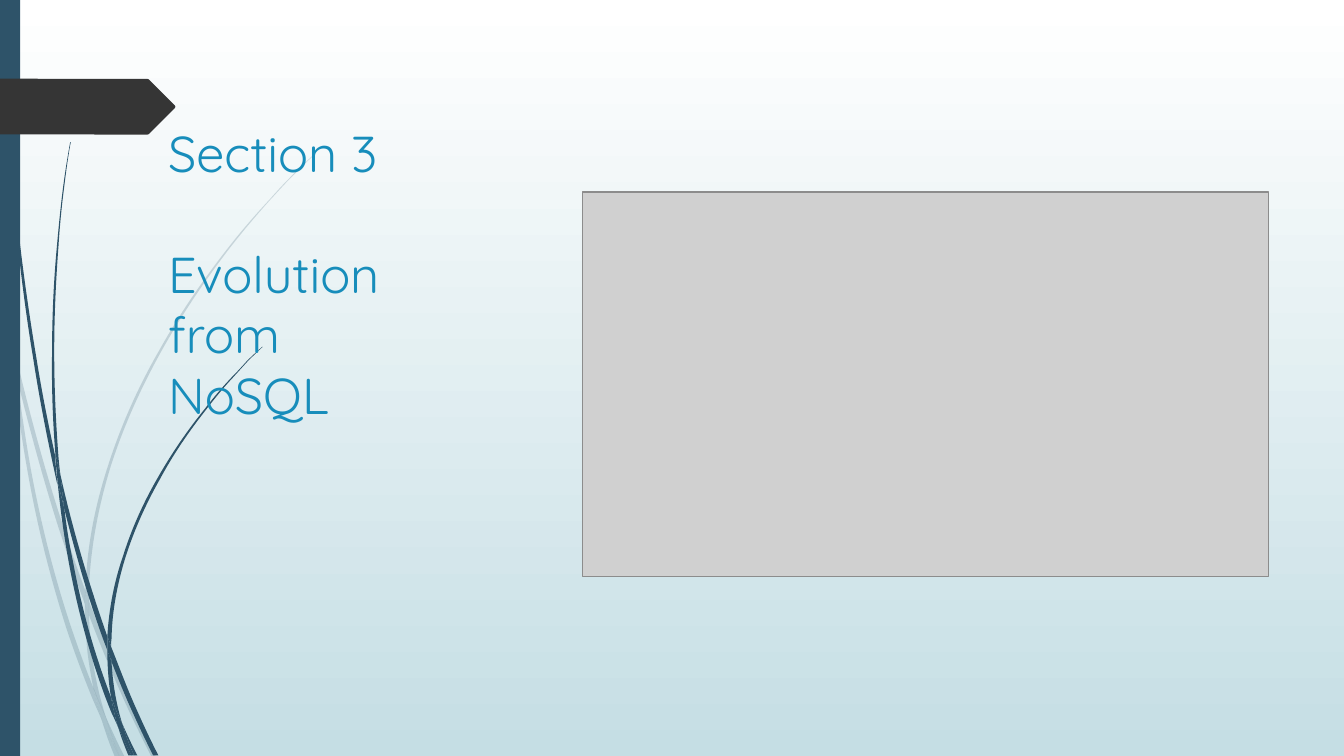
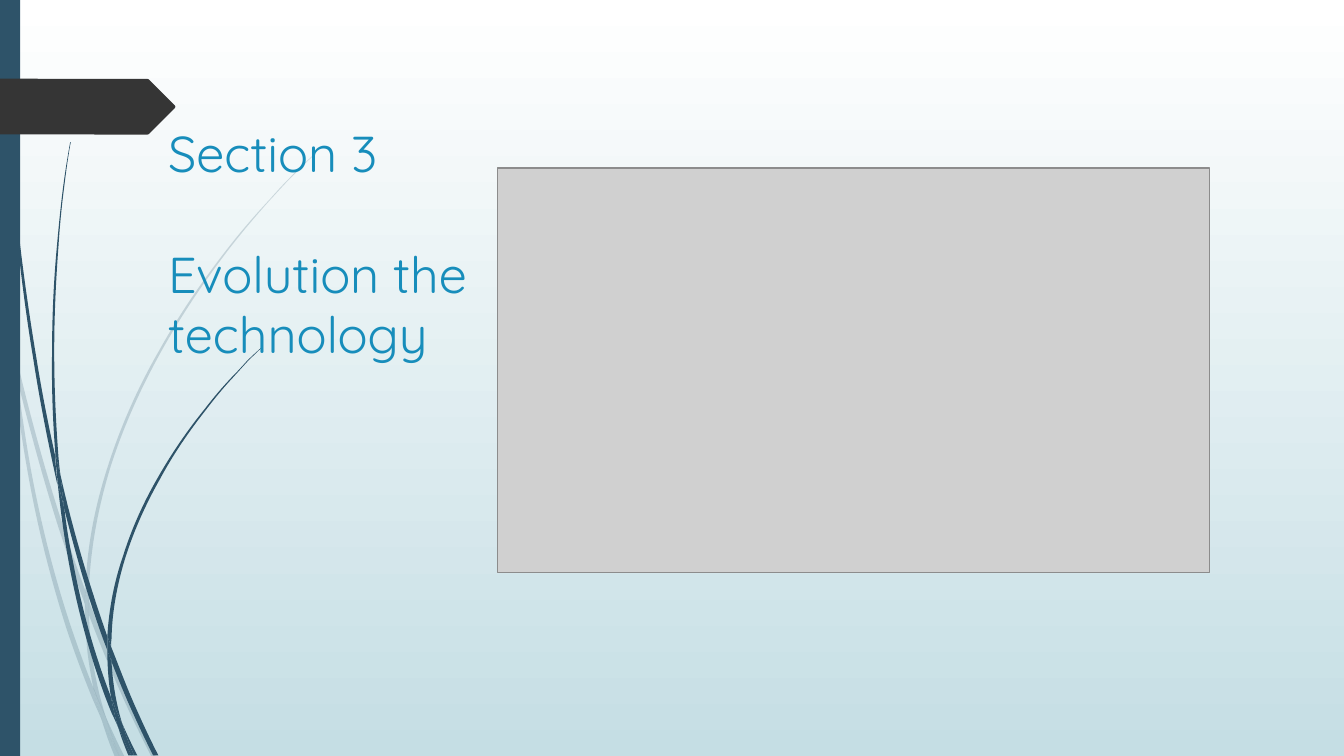
Before and after one commit to dr-natetorious/TIM-7020-Database_and_Business_Intelligence, a slide deck: slide 11 of Week6_CuttingEdge_Proposal/BachmeierNTIM7020-6.pptx. Drawn at 1344x756 pixels with LibreOffice and Linux fonts; fonts in the diff are those of the drawing; grey boxes stand for pictures. Boxes give left, top, right and bottom in pixels: in the first picture for what was removed or moved away, otherwise in the second. Text is boxed around its words. In the diff, an @@ line names an element or a change of style, - is before the commit and + after.

```diff
--- a/Week6_CuttingEdge_Proposal/BachmeierNTIM7020-6.pptx
+++ b/Week6_CuttingEdge_Proposal/BachmeierNTIM7020-6.pptx
@@ title at (x1=168, y1=136, x2=467, y2=367): text changed @@
-Section 3
-Evolution from
-NoSQL
+Section 3
+Evolution the technology
@@ picture resized from (x1=582, y1=192, x2=1268, y2=577) to (x1=498, y1=168, x2=1211, y2=573) @@
```
Also in this commit, not shown: 2 other slides changed, 5 slides removed, 1 other file.
